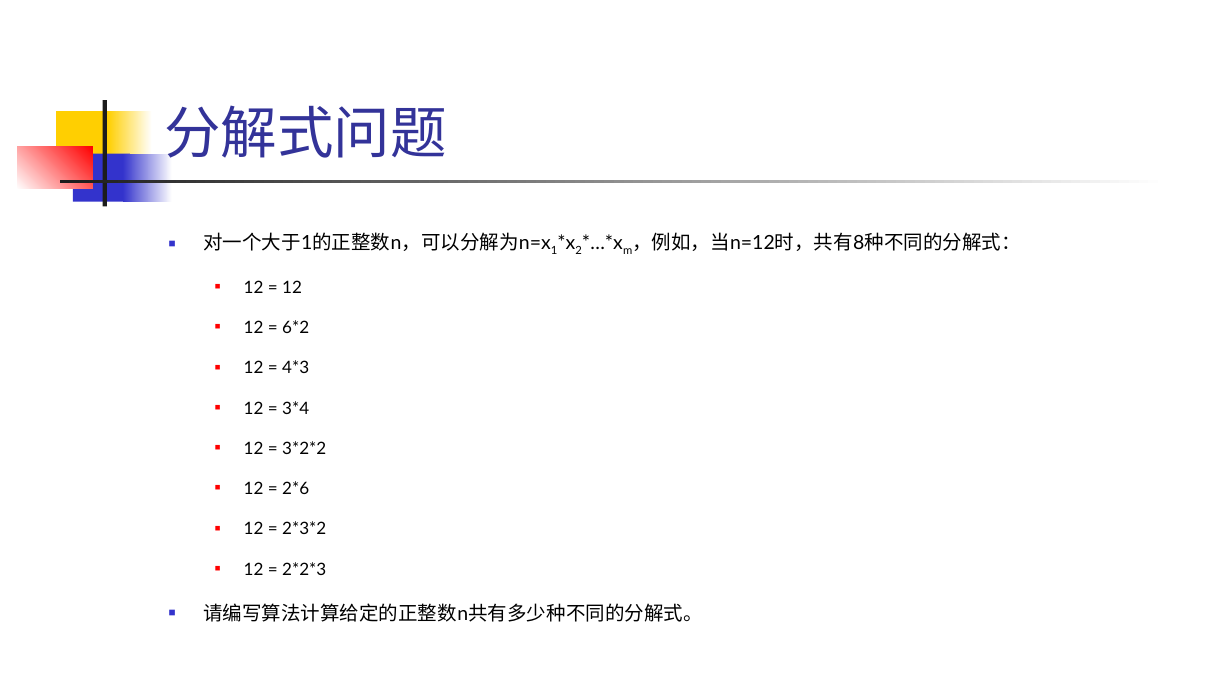
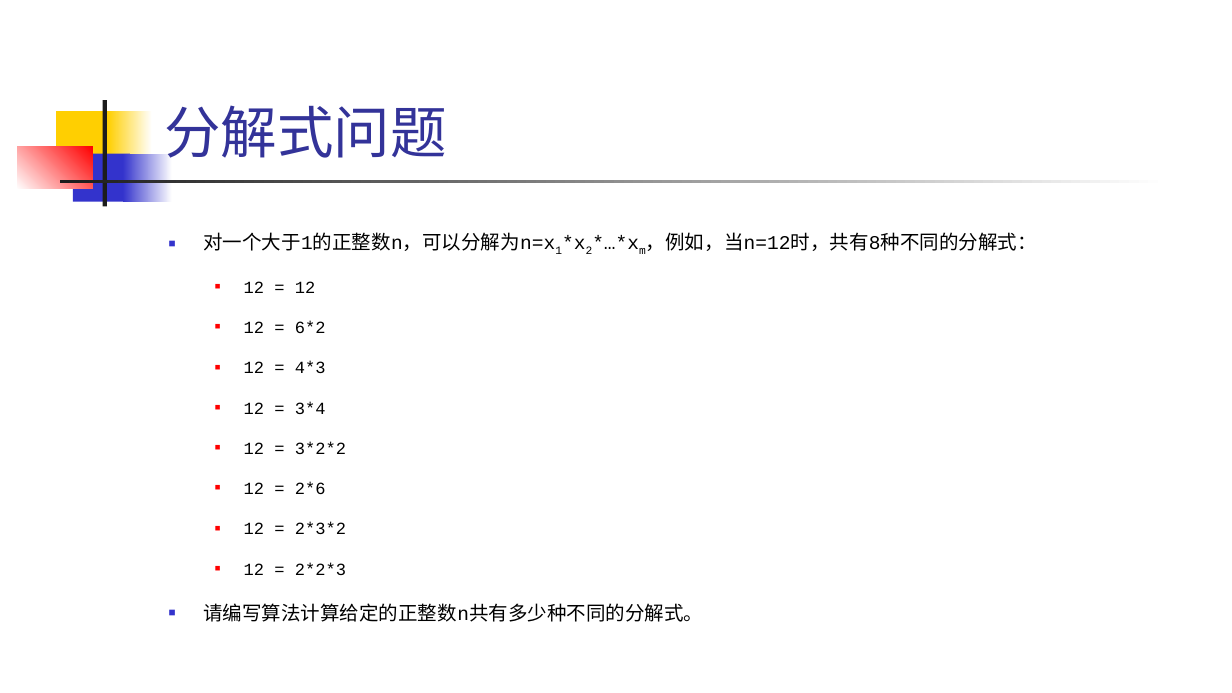
Before and after one commit to TeacherPeng/AlgorithmDesign, a slide deck: slide 19 of 教案/算法设计与分析.习题课.pptx. Drawn at 1232x693 pixels with LibreOffice and Linux fonts; fonts in the diff are those of the drawing. Boxes give left, top, right and bottom in pixels: in the first picture for what was removed or moved away, otherwise in the second. Text is boxed around its words. In the diff, an @@ line names an element or a change of style, - is before the commit and + after.

```diff
--- a/教案/算法设计与分析.习题课.pptx
+++ b/教案/算法设计与分析.习题课.pptx
@@ text "对一个大于1的正整数n，可以分解为n=x1*x2*…*xm，例如，当n=12时，共有8种不同的分解式：" at bbox=[203, 232, 1037, 622]: font Lato to Courier New @@
```
Also in this commit, not shown: 21 other slides changed, 6 slides added, 1 slide removed.
